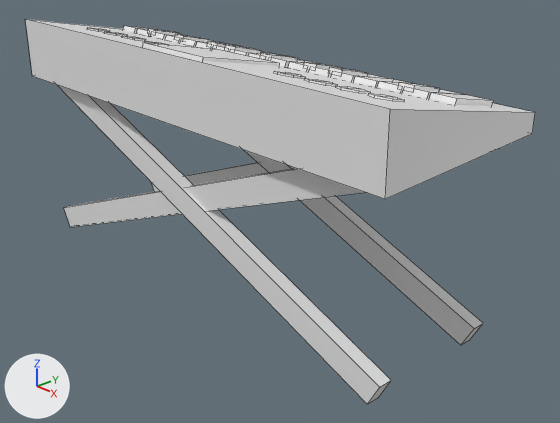
Renders of the Blender file Documentacao/Personagens/Pedro Cardoso/Teclado.blend from each side of a commit.
One viewpoint serves both versions: a camera (50 mm lens) standing at (1.902, -1.544, 1.241) and looking at (0.125, 0.114, 0.232). Arrows for +X, +Y and +Z are at lower left; the lights stay in place. Mesh edges are drawn as thin lines.
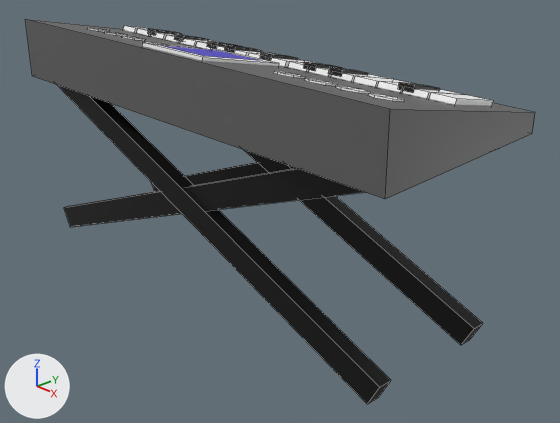
Pixel boxes [x1, y1, x2, y2] of what changed, in the pictures (560 x 423 px):
```json
{"part": 1, "of": "me_cube_001", "change": "built on", "before": [145, 43, 277, 63], "after": [145, 43, 277, 63]}
{"part": 2, "of": "me_cube_001", "change": "recoloured", "before": [26, 19, 535, 199], "after": [26, 19, 535, 199]}
{"part": 3, "of": "me_cube_001", "change": "recoloured", "before": [87, 26, 493, 106], "after": [87, 26, 493, 106]}
{"part": 4, "of": "me_cube_001", "change": "recoloured", "before": [58, 29, 483, 404], "after": [58, 29, 483, 404], "on screen": "grey to black"}
```

Scene script edits in JSON lines:
```json
{"op": "add", "block": "mat_material_001", "code": ["mat_material_001 = principled_material('Material.001')", "mat_material_001.base_color = (0.119, 0.119, 0.119)  # dark grey #616161"]}
{"op": "add", "block": "mat_material_004", "code": ["mat_material_004 = principled_material('Material.004')", "mat_material_004.base_color = (0.0523, 0.0364, 0.615)  # blue #4136ce"]}
{"op": "add", "block": "mat_material_002", "code": ["mat_material_002 = principled_material('Material.002')", "mat_material_002.base_color = (1.0, 1.0, 1.0)  # white #ffffff"]}
{"op": "add", "block": "mat_material_003", "code": ["mat_material_003 = principled_material('Material.003')", "mat_material_003.base_color = (0.0, 0.0, 0.0)  # black #000000"]}
{"block": "me_cube_001", "where": "# used by ob_cube; location = (0.0, 0.0, 0.0)"}
{"block": "me_cube_001", "where": "# verts and faces of me_cube_001; kept vertices keep their numbers, new ones are numbered from 344"}
{"block": "me_cube_001", "where": "# before: 0 (0.14, 0.1, 0.74) at pixel (279, 63), 4 (0.14, -0.2, 0.8) at pixel (202, 57), 212 (-0.17, 0.1, 0.74) at pixel (218, 49), 214 (-0.17, -0.2, 0.8) at pixel (142, 42)"}
{"op": "remove", "block": "me_cube_001", "code": "me_cube_001.from_pydata(...)  # 344 vertices, 224 faces; spans x -0.86..0.86, y -0.24..0.39, z -0.03..0.8"}
{"op": "add", "block": "me_cube_001", "code": "me_cube_001.from_pydata(...)  # 348 vertices, 228 faces; spans x -0.86..0.86, y -0.24..0.39, z -0.03..0.8"}
{"block": "me_cube_001", "change": "me_cube_001 part 1"}
{"op": "add", "block": "me_cube_001", "code": "delete_faces([(0, 212, 214, 4)])"}
{"op": "add", "block": "me_cube_001", "code": "verts[344] = (0.1, 0.06, 0.75)  # pixel (262, 60)"}
{"op": "add", "block": "me_cube_001", "code": "verts[345] = (0.1, -0.16, 0.79)  # pixel (204, 56)"}
{"op": "add", "block": "me_cube_001", "code": "verts[346] = (-0.13, 0.06, 0.75)  # pixel (216, 50)"}
{"op": "add", "block": "me_cube_001", "code": "verts[347] = (-0.13, -0.16, 0.79)  # pixel (159, 45)"}
{"op": "add", "block": "me_cube_001", "code": "faces += [(344, 346, 347, 345)]  # mat_material_004 (blue #4136ce)"}
{"op": "add", "block": "me_cube_001", "code": "faces += [(4, 345, 347, 214), (0, 344, 345, 4), (0, 212, 346, 344), (212, 214, 347, 346)]  # mat_material_002 (white #ffffff)"}
{"block": "me_cube_001", "change": "me_cube_001 part 2: 6 faces spanning x -0.86..0.86, y -0.24..0.39, z 0.59..0.8 switch from no material to mat_material_001 (dark grey #616161)"}
{"block": "me_cube_001", "change": "me_cube_001 part 3: 153 faces spanning x -0.81..0.77, y -0.2..0.32, z 0.68..0.8 switch from no material to mat_material_002 (white #ffffff)"}
{"block": "me_cube_001", "change": "me_cube_001 part 4: 64 faces spanning x -0.83..0.85, y -0.21..0.27, z -0.03..0.75 switch from no material to mat_material_003 (black #000000)"}
{"op": "add", "block": "me_cube_001", "code": "me_cube_001.materials.append(mat_material_004)  # blue #4136ce"}
```
